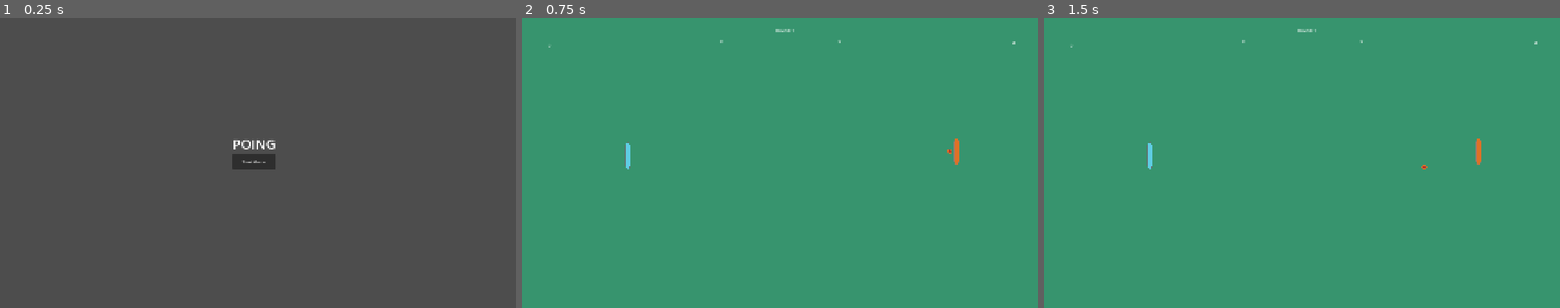
Above: before the commit, frames 1-3 (left to right).
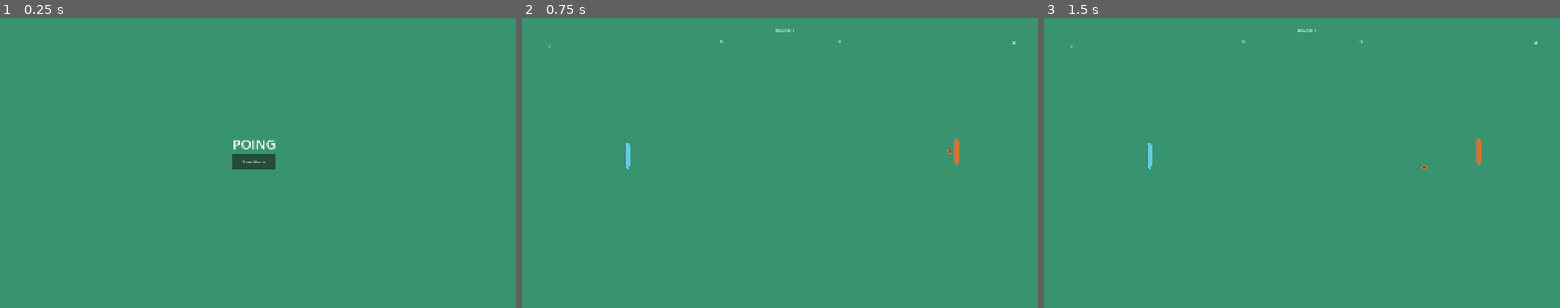
Above: after the commit, the same moments.

Repository: seemantsingh-code/pong-3
Game: Godot game, scene res://menu.tscn
Same seed, same stepped clock (60 frames per second), same inputs: the game is played once before the commit and once after it.
Inputs:
- Up to frame 1 (0.25 s): no input
- Up to frame 2 (0.75 s): click "Start Game" at 0.5 s
- Up to frame 3 (1.5 s): tap Enter (launch_2) at 1.25 s; hold E (deck_right) from 1.28 s (still down); tap Shift (deck_left_2) at 1.35 s

The runs differ from the first frame. In frame 1, 100% of the frame differs, in the area x 0-100%, y 0-100%; in frame 2, nothing differs; in frame 3, nothing differs.

Commit message:
audio started

Diff:
--- /dev/null
+++ b/audio_stream_player.tscn
@@ -0,0 +1,6 @@
+[gd_scene load_steps=2 format=3 uid="uid://do60m3gfj8s4b"]
+
+[ext_resource type="AudioStream" uid="uid://d0j2utkeie3f6" path="res://pong-bg.wav" id="1_g84o6"]
+
+[node name="AudioStreamPlayer" type="AudioStreamPlayer"]
+stream = ExtResource("1_g84o6")
--- a/menu.tscn
+++ b/menu.tscn
@@ -1,6 +1,7 @@
-[gd_scene load_steps=3 format=3 uid="uid://brywka7gs1801"]
+[gd_scene load_steps=4 format=3 uid="uid://brywka7gs1801"]
 
 [ext_resource type="Script" uid="uid://bmhbv5oxiu4ay" path="res://button.gd" id="1_lti8b"]
+[ext_resource type="Texture2D" uid="uid://dh0gellqomgm8" path="res://simple-ping-pong-2Dgame-assets/aseprite/background.png" id="1_ouk20"]
 
 [sub_resource type="LabelSettings" id="LabelSettings_ouk20"]
 font_size = 50
@@ -12,6 +13,12 @@
 anchor_bottom = 1.0
 grow_horizontal = 2
 grow_vertical = 2
+
+[node name="TextureRect" type="TextureRect" parent="."]
+layout_mode = 0
+offset_right = 1920.0
+offset_bottom = 1080.0
+texture = ExtResource("1_ouk20")
 
 [node name="VBoxContainer" type="VBoxContainer" parent="."]
 layout_mode = 0
--- a/project.godot
+++ b/project.godot
@@ -18,6 +18,7 @@
 [autoload]
 
 Global="*res://Global.gd"
+GlobalAudioStreamPlayer="*res://audio_stream_player.tscn"
 
 [display]
 
Not shown, added: pong-bg.wav.import
Not shown, added: pong-bg.wav
